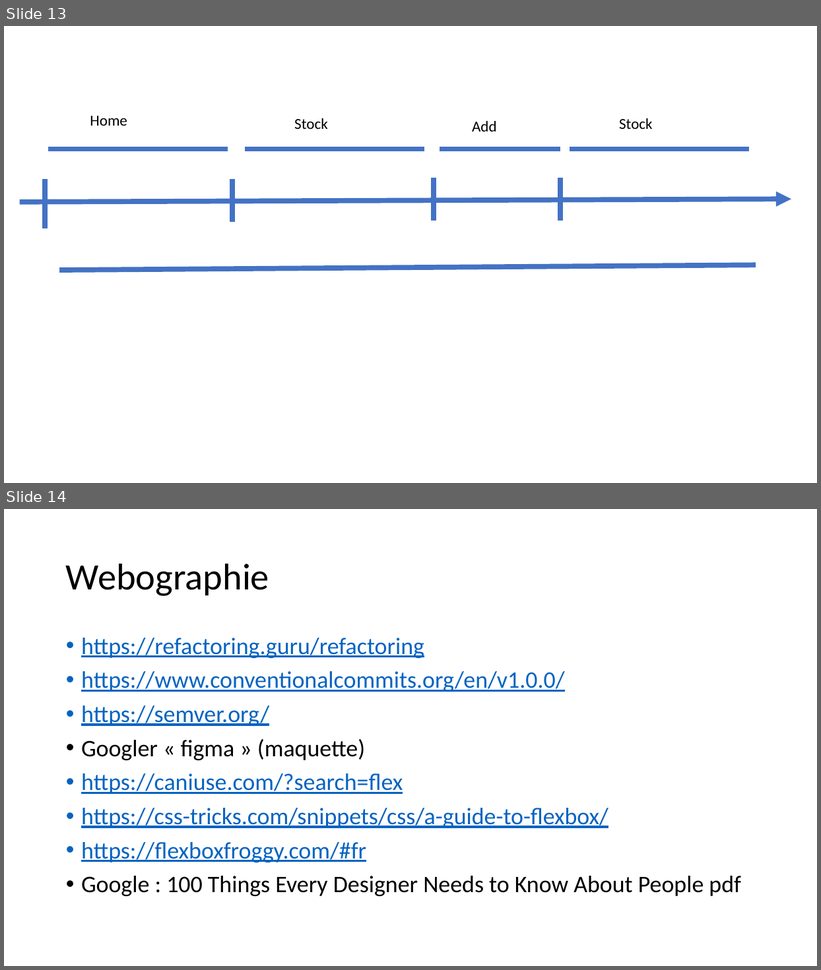
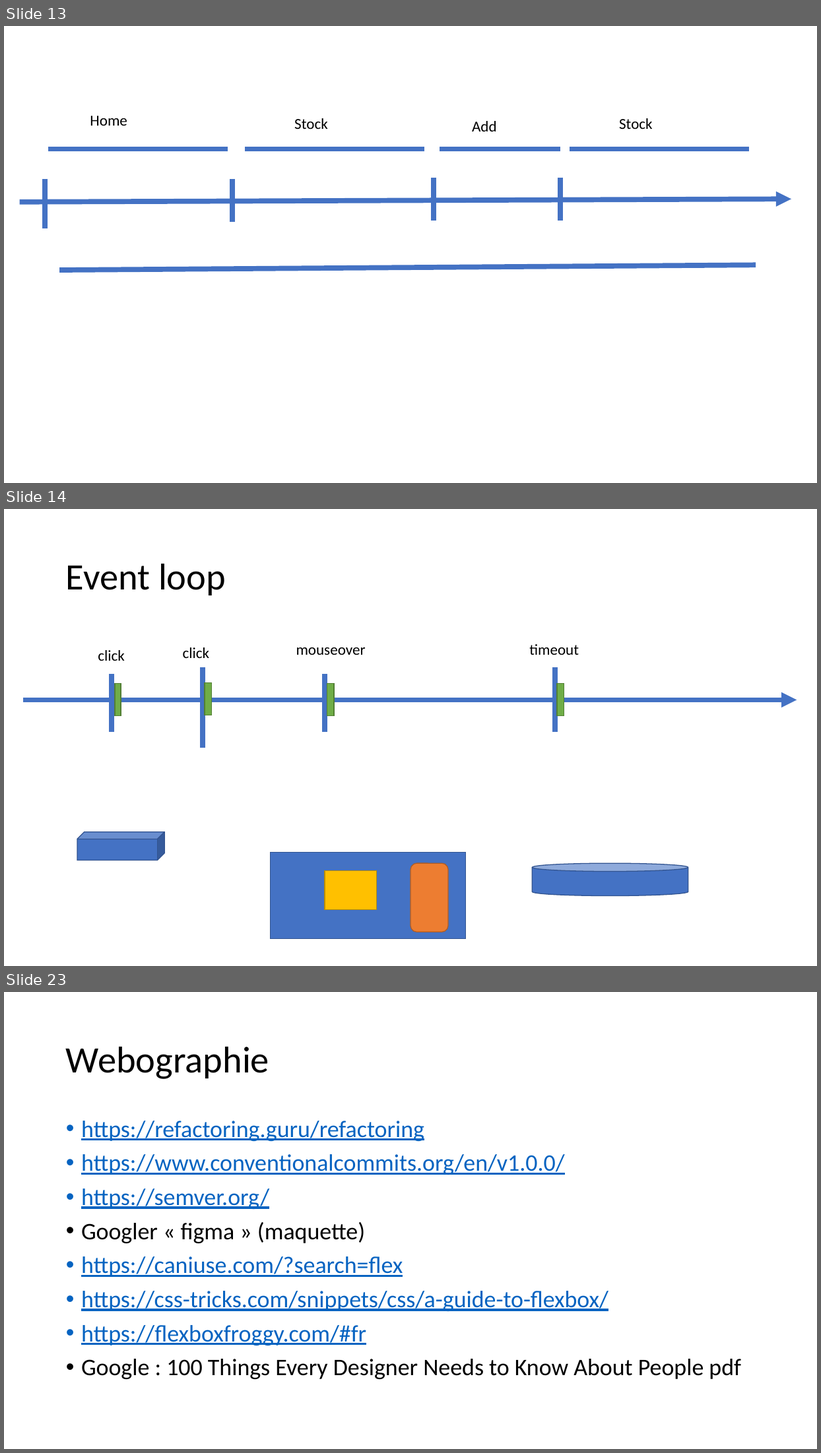
Before and after one commit to jlg-formation/fuj-juillet-2020, a slide deck: notes.pptx. Shown one above the other, each under a label of ours: slides 13 and 14 before the commit, slides 13, 14 and 23 after it; the slides between them are not shown. The pictures are 821x970 and 821x1453 pixels, drawn with LibreOffice and Linux fonts; fonts in the diff are those of the drawing. Boxes give left, top, right and bottom in pixels: in the first picture for what was removed or moved away, otherwise in the second. Text is boxed around its words. In the diff, an @@ line names an element or a change of style, - is before the commit and + after.

```diff
--- a/notes.pptx
+++ b/notes.pptx
@@ slide 14 added at [4, 509, 817, 966], background #FFFFFF @@
@@ title added at [66, 563, 226, 595], 44 pt, text #000000 @@
+Event loop
@@ text added at [296, 647, 366, 655], 18 pt, text #000000 @@
+mouseover
@@ text added at [529, 644, 579, 655], 18 pt, text #000000 @@
+timeout
@@ text added at [98, 650, 125, 661], 18 pt, text #000000 @@
+click
@@ text added at [183, 648, 210, 658], 18 pt, text #000000 @@
+click
@@ line added from (112, 674) to (112, 732), #4472C4 6 pt @@
@@ rectangle added at [115, 683, 121, 716], fill #70AD47, outline #538035 1 pt @@
@@ line added from (202, 667) to (202, 748), #4472C4 6 pt @@
@@ rectangle added at [205, 683, 212, 715], fill #70AD47, outline #538035 1 pt @@
@@ line added from (325, 674) to (325, 732), #4472C4 6 pt @@
@@ rectangle added at [327, 683, 334, 716], fill #70AD47, outline #538035 1 pt @@
@@ line added from (555, 667) to (555, 732), #4472C4 6 pt @@
@@ rectangle added at [557, 683, 564, 716], fill #70AD47, outline #538035 1 pt @@
@@ arrow added from (23, 700) to (797, 700), #4472C4 6 pt @@
@@ cube added at [77, 832, 164, 860], fill #4472C4, outline #325491 1 pt @@
@@ rectangle added at [271, 852, 467, 939], fill #4472C4, outline #325491 1 pt @@
@@ rounded rectangle added at [411, 863, 449, 932], fill #ED7D31, outline #AF5C24 1 pt @@
@@ cylinder added at [532, 863, 688, 896], fill #4472C4, outline #325491 1 pt @@
@@ rectangle added at [325, 871, 377, 910], fill #FFC000, outline #BD8E00 1 pt @@
@@ what was slide 14 is now slide 23 @@
```
Also in this commit, not shown: 1 slide changed, 8 other slides added.
